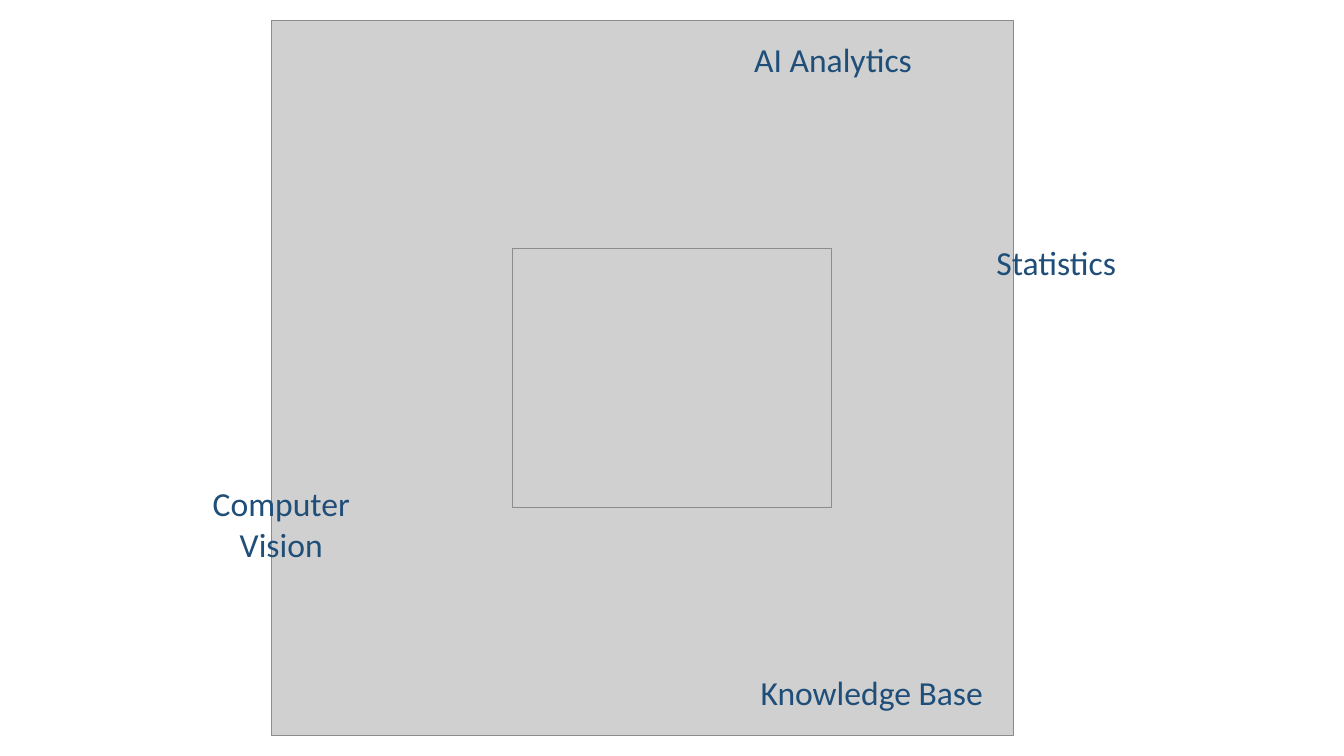
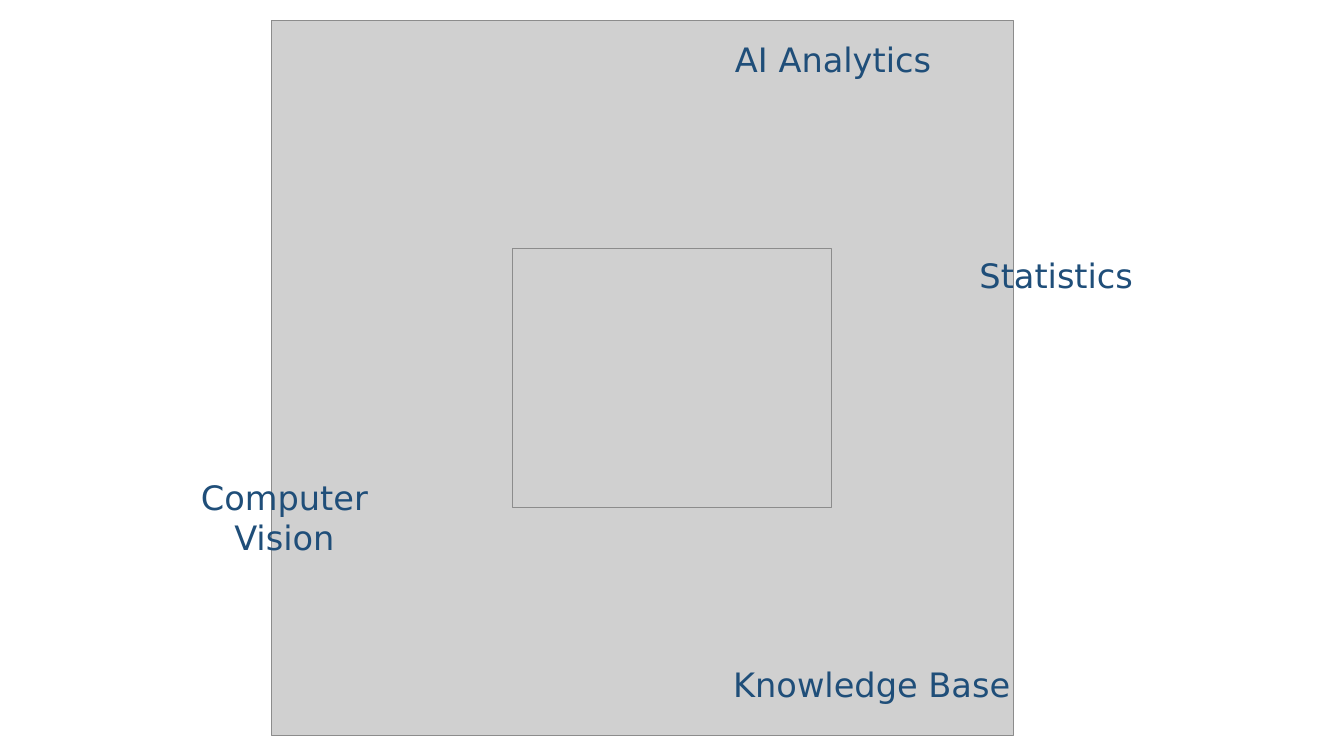
Before and after one commit to vadikko2/Hack_university, a slide deck: slide 3 of Hack_present - 3.pptx (slide 4 before the commit). Drawn at 1344x756 pixels with LibreOffice and Linux fonts; fonts in the diff are those of the drawing; grey boxes stand for pictures. Boxes give left, top, right and bottom in pixels: in the first picture for what was removed or moved away, otherwise in the second. Text is boxed around its words. In the diff, an @@ line names an element or a change of style, - is before the commit and + after.

```diff
--- a/Hack_present - 3.pptx
+++ b/Hack_present - 3.pptx
@@ font Calibri to DejaVu Sans in 4 elements at <box>735,46,931,79</box>, <box>733,671,1010,704</box>, <box>201,482,368,557</box>, <box>979,260,1132,295</box> @@
@@ text "Statistics": place and size @@
-text "Statistics" at <box>996,247,1116,283</box>
+text "Statistics" at <box>979,260,1132,295</box>
@@ text "Knowledge Base": place and size @@
-text "Knowledge Base" at <box>761,681,983,711</box>
+text "Knowledge Base" at <box>733,671,1010,704</box>
```
Also in this commit, not shown: 2 other slides changed, 2 slides added, 2 slides removed.
